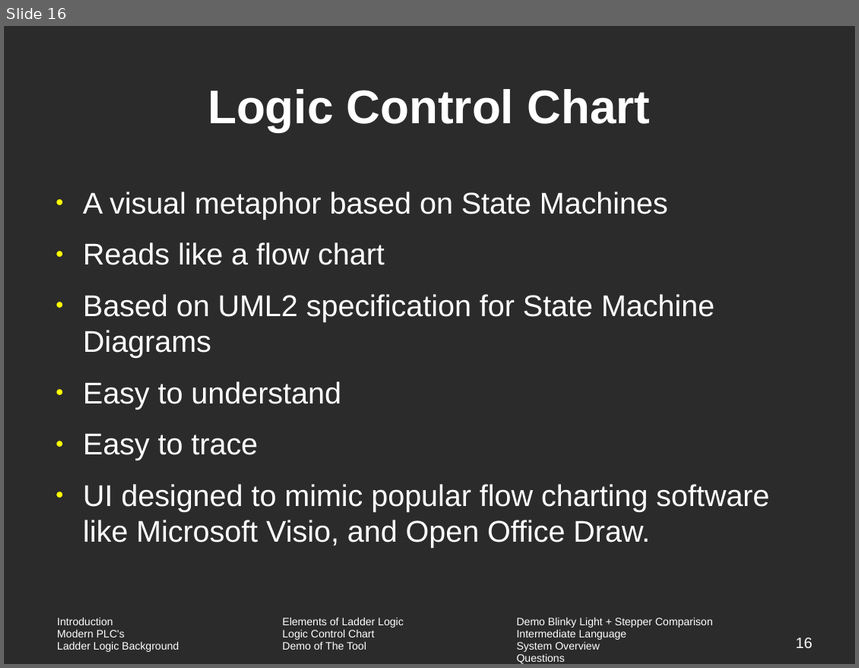
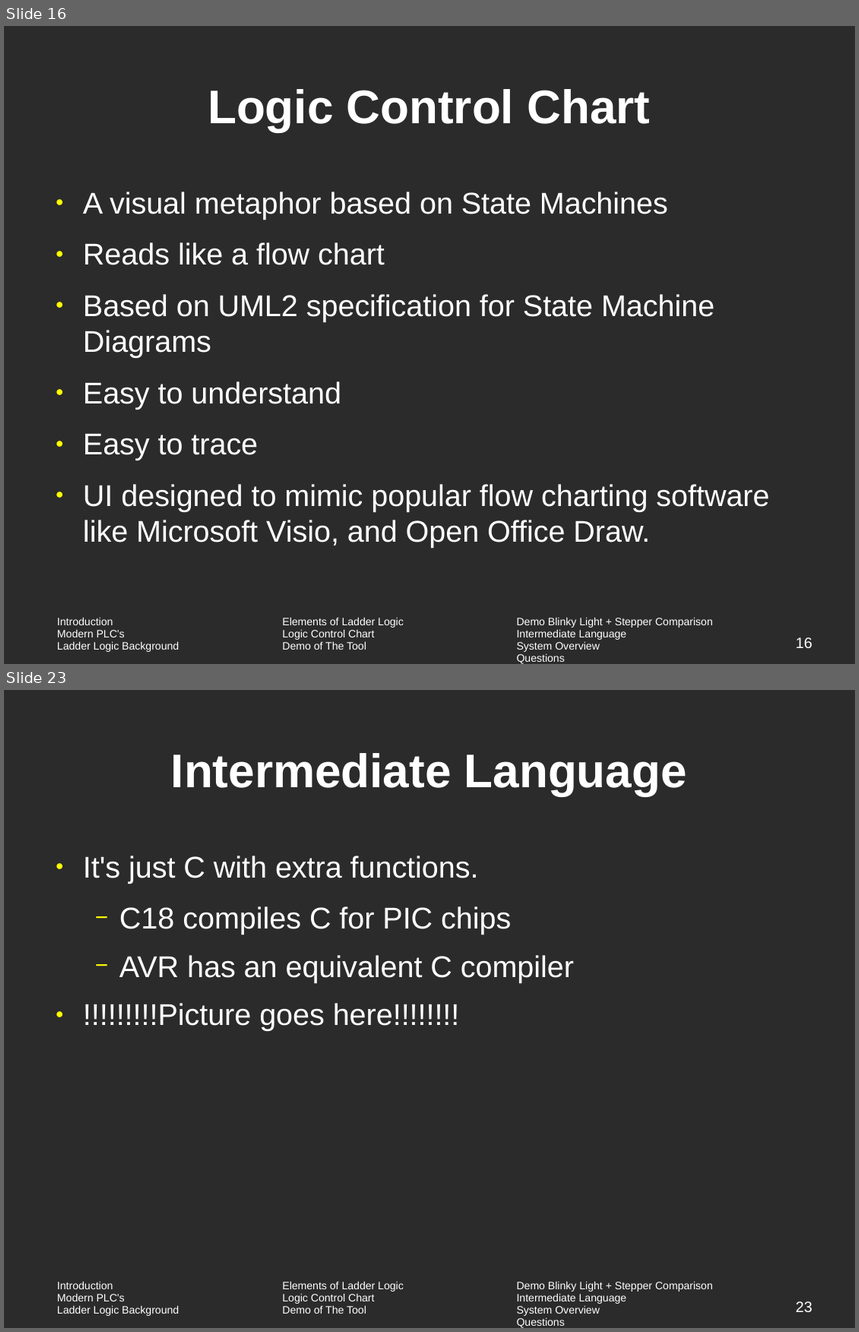
Before and after one commit to vortex-5/plcthesis, a slide deck: presentation/defense.odp. Shown one above the other, each under a label of ours: slide 16 before the commit, slides 16 and 23 after it; the slides between them are not shown. The pictures are 859x668 and 859x1332 pixels, drawn with LibreOffice and Linux fonts; fonts in the diff are those of the drawing; background and template pictures are left out; a plain dark background stands for a picture behind light text. Boxes give left, top, right and bottom in pixels: in the first picture for what was removed or moved away, otherwise in the second. Text is boxed around its words. In the diff, an @@ line names an element or a change of style, - is before the commit and + after.

```diff
--- a/presentation/defense.odp
+++ b/presentation/defense.odp
@@ slide 23 added at box(4, 690, 855, 1328), background picture (left out); not listed: 1 template element that a slide beside it also shows @@
@@ title added at box(171, 753, 687, 796), 44 pt, text #FFFFFF, bold @@
+Intermediate Language
@@ text added at box(83, 856, 574, 1031), 28 pt, text #FFFFFF @@
+● It's just C with extra functions.
+  − C18 compiles C for PIC chips
+  − AVR has an equivalent C compiler
+● !!!!!!!!!Picture goes here!!!!!!!!
@@ page number added at box(796, 1302, 813, 1312), 14 pt, text #FFFFFF @@
+23
```
Also in this commit, not shown: 8 other slides added.
